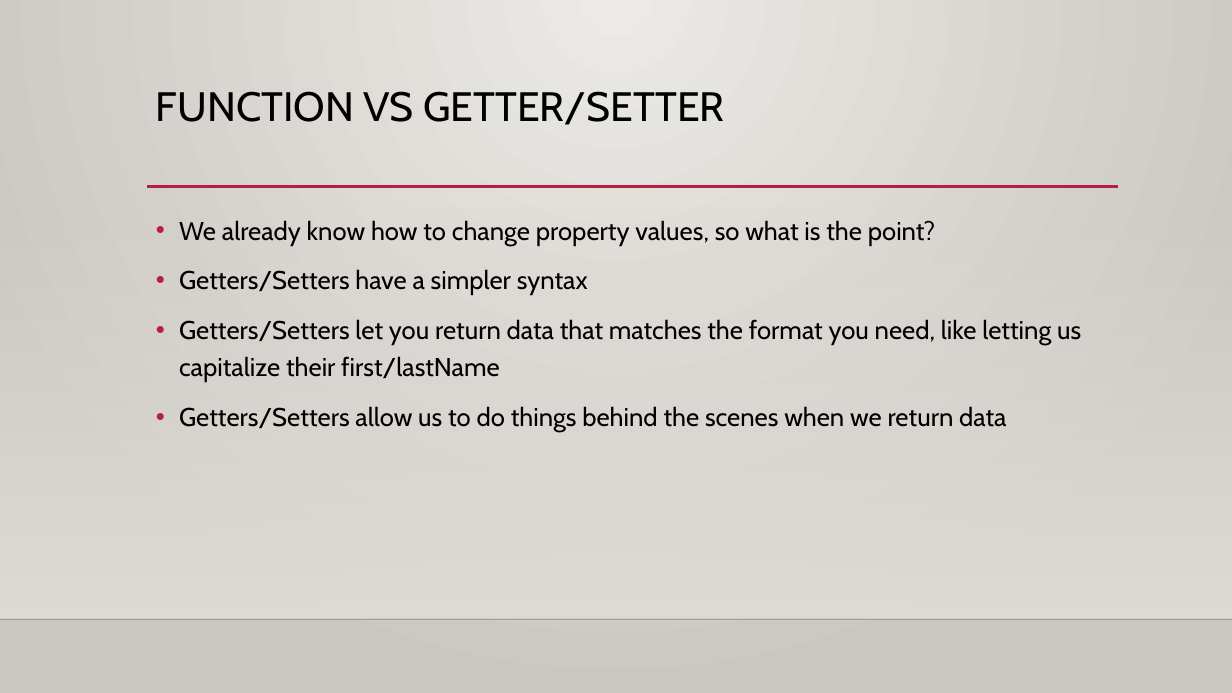
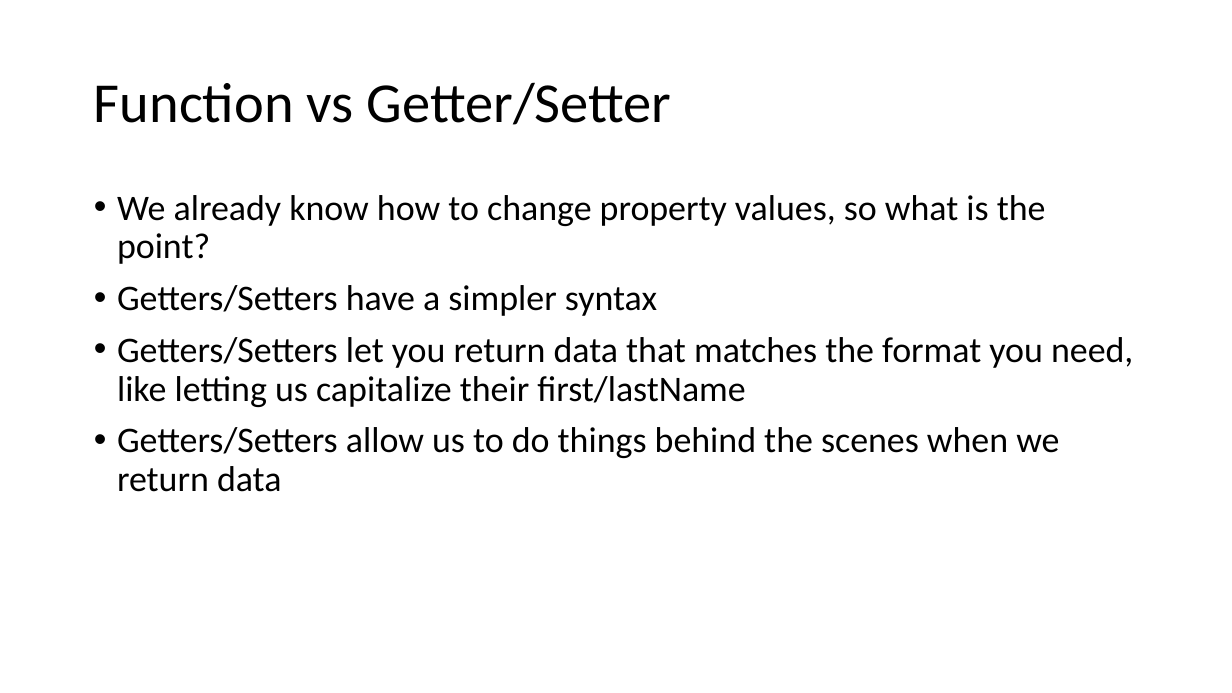
Before and after one commit to YWCANWIL-TechLab/Module11-Objects, a slide deck: slide 35 of slides/Module 11 - Objects.pptx. Drawn at 1232x693 pixels with LibreOffice and Linux fonts; fonts in the diff are those of the drawing; background and template pictures are left out. Boxes give left, top, right and bottom in pixels: in the first picture for what was removed or moved away, otherwise in the second. Text is boxed around its words. In the diff, an @@ line names an element or a change of style, - is before the commit and + after.

Commit message:
Updated Module 11 Formatting

```diff
--- a/slides/Module 11 - Objects.pptx
+++ b/slides/Module 11 - Objects.pptx
@@ background gradient #ECEAE7 to #CAC7C1 to #FFFFFF @@
@@ title "Function vs Getter/Setter" at (94,82,672,125): vertical alignment top to middle @@
@@ title at (94,82,672,125): text changed; size 32 to 44 pt; font Cabin to Calibri @@
-FUNCTION VS GETTER/SETTER
+Function vs Getter/Setter
@@ rectangle removed at (0,204,1232,619) @@
@@ text "We already know how to ...": place and size @@
-text "We already know how to ..." at (179,220,1081,432)
+text "We already know how to ..." at (117,195,1133,492)
@@ text "We already know how to ..." at (117,195,1133,492): size 20 to 28 pt, font Cabin to Calibri; line spacing 1.2 to 0.9 @@
@@ line removed from (147, 187) to (1118, 187) @@
@@ line removed from (0, 619) to (1232, 619) @@
```
Also in this commit, not shown: 43 other slides changed, 8 other files.
